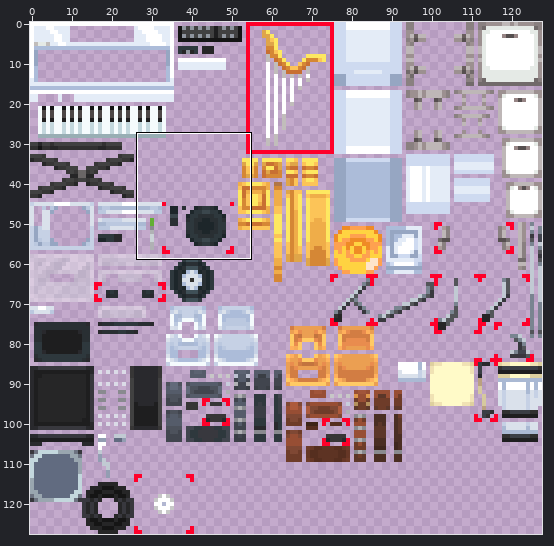
Sprite sheet: assets/minecraft/textures/projecteden/decoration/music/music_2.png. Above: a wide view before the commit, with the close-up outlined.
Close-up. Old version:
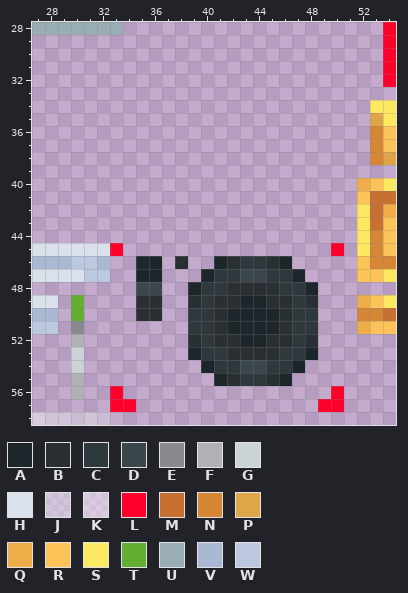
The file is 128x128 pixels. Colours within 5 levels of each other are drawn and written as one. Shown: x 27..54, y 28..58.
Palette (. is transparent): A #1d262a  B #292f33  C #2e383d  D #3b474d  E #898a8f  F #b0b1b4  G #cbd3d7  H #dae1eb  J #e8eded64  K #fcfcfc64  L #ff002a  M #c87032  N #d58735  P #dfa549  Q #efad49  R #fcc458  S #fde861  T #62af33  U #98aeb4  V #aab9d3  W #bbc8df
Pixels before, first column x 27:
28 UUUUUUU....................L
29 ...........................L
30 ...........................L
31 ...........................L
32 ...........................L
33 ............................
34 ..........................SS
35 ..........................PS
36 ..........................NR
37 ..........................NR
38 ..........................NP
39 ............................
40 .........................QRS
41 .........................RMM
42 .........................SMQ
43 .........................SMR
44 .........................SNR
45 HHHHHHL................L.SNR
46 VVVWWV..AA.B..ABCCBA.....RNN
47 HHHHWW..AA...ACCDDCCA....RRS
48 ........DD..ACCBBBBCCA......
49 HH.T....BB..BCBBAABBCB...QRS
50 VV.T....BB..CCBAAAABCC...NNM
51 WW.E........CCBAAAABCC...QRR
52 ...F........BCBBAABBCB......
53 ...G........ACCBBBBCCA......
54 ...G.........ACCDDCCA.......
55 ...F..........ABCCBA........
56 ...F..L................L....
57 ......LL..............LL....
58 KKJJJJ......................
After:
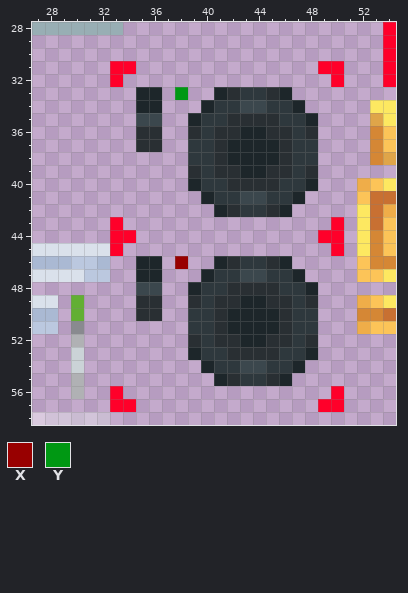
Colours new in this view: X #980000  Y #009813
The author wrote: Decor: texture changes for record players
Edits made:
The author put colour A in row 33 at x 35 to 36, 41 and 46; in row 34 at x 35 to 36, 40 and 47; in row 35 at x 39 and 48; in row 36 at x 43 to 44; in rows 37 to 38 at x 42 to 45; in row 39 at x 43 to 44.
The author put colour A in row 40 at x 39 and 48; in row 41 at x 40 and 47; in row 42 at x 41 and 46.
The author put colour B in row 33 at x 42 and 45; in row 35 at x 42 to 45; in row 36 at x 35 to 36, 39, 41 to 42, 45 to 46 and 48; in row 37 at x 35 to 36, 41 and 46; in row 38 at x 41 and 46; in row 39 at x 39, 41 to 42, 45 to 46 and 48.
The author put colour B in row 40 at x 42 to 45; in row 42 at x 42 and 45.
The author put colour C in row 33 at x 43 to 44; in row 34 at x 41 to 42 and 45 to 46; in row 35 at x 40 to 41 and 46 to 47; in row 36 at x 40 and 47; in rows 37 to 38 at x 39 to 40 and 47 to 48; in row 39 at x 40 and 47.
The author put colour C in row 40 at x 40 to 41 and 46 to 47; in row 41 at x 41 to 42 and 45 to 46; in row 42 at x 43 to 44.
The author put colour D in row 34 at x 43 to 44; in row 35 at x 35 to 36; in row 41 at x 43 to 44.
The author put colour L in row 31 at x 33 to 34 and 49 to 50; in row 32 at x 33 and 50; in row 43 at x 33 and 50; in row 44 at x 33 to 34 and 49 to 50.
Colour B becomes colour X in row 46 at x 38.
The author put colour Y in row 33 at x 38.
